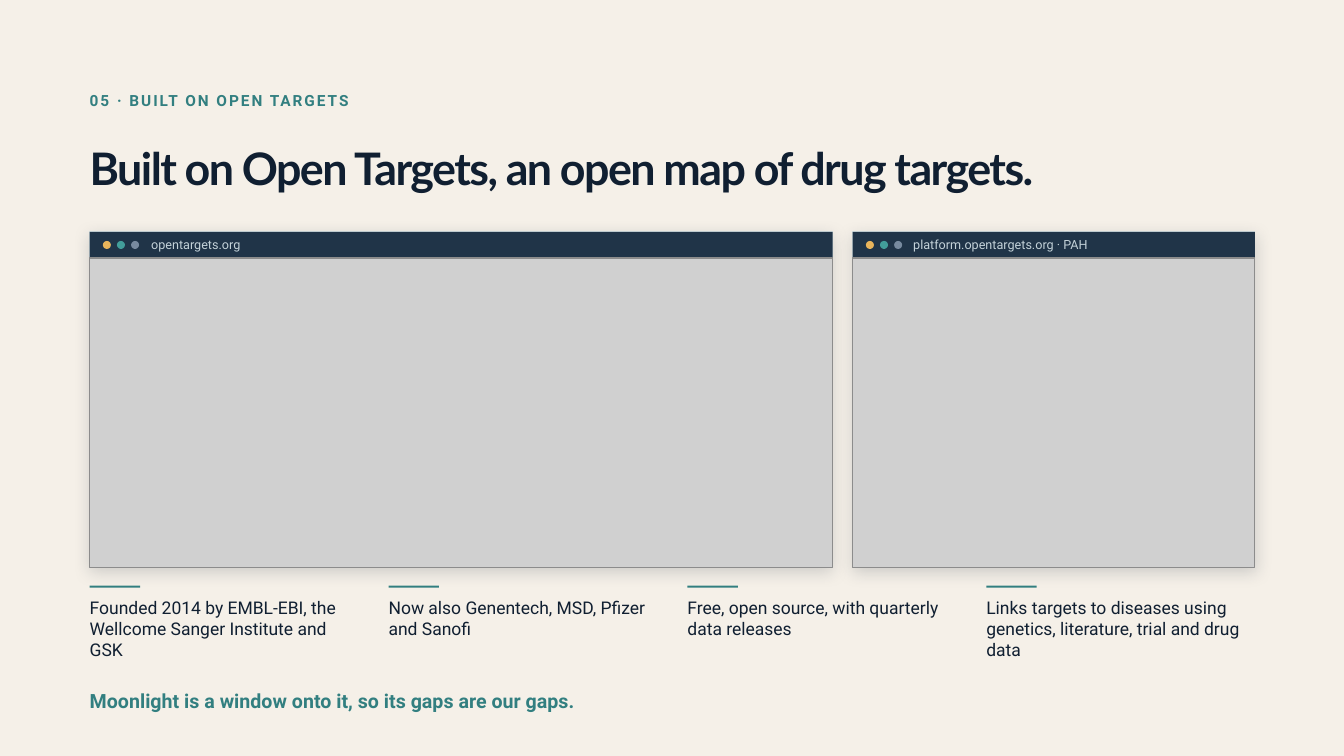
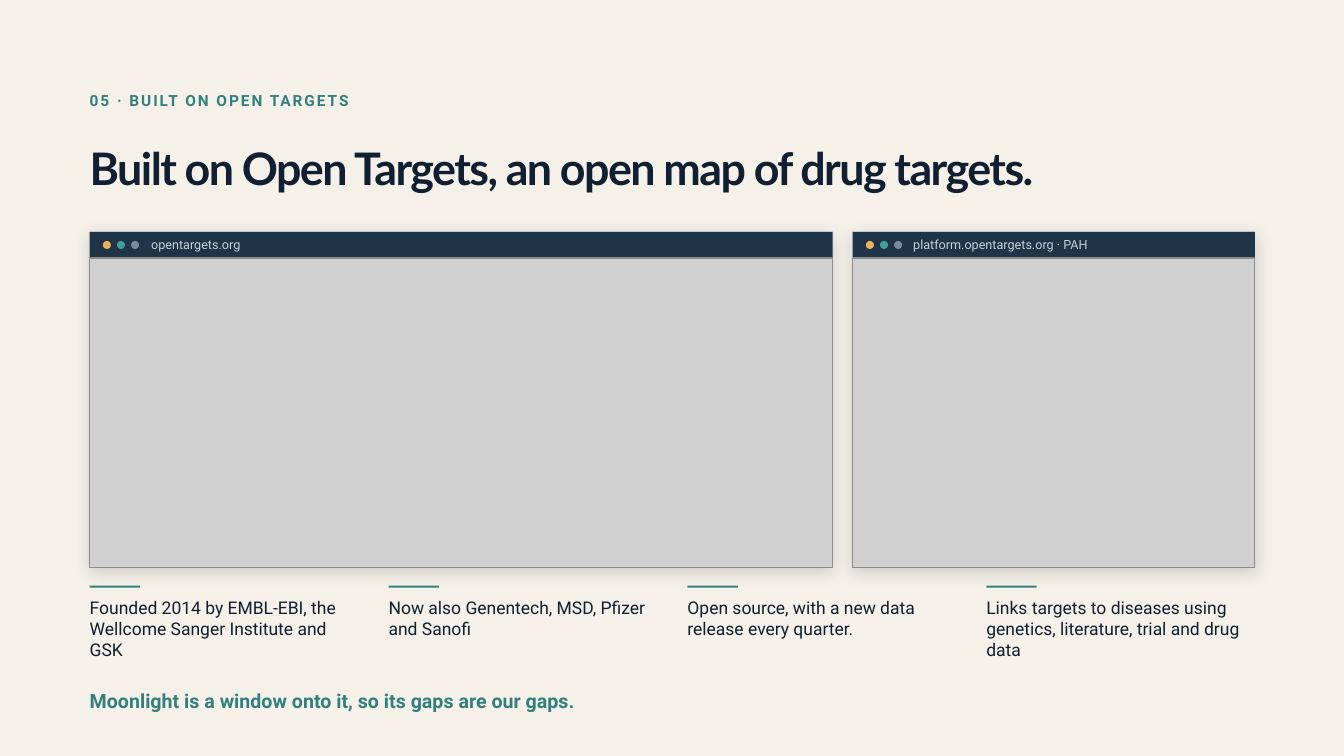
Before and after one commit to Moonlight-Clues/moonlight, a slide deck: slide 6 of docs/pitch/moonlight-deck-doctors-19nov.pptx. Drawn at 1344x756 pixels with LibreOffice and Linux fonts; fonts in the diff are those of the drawing; grey boxes stand for pictures. Boxes give left, top, right and bottom in pixels: in the first picture for what was removed or moved away, otherwise in the second. Text is boxed around its words. In the diff, an @@ line names an element or a change of style, - is before the commit and + after.

```diff
--- a/docs/pitch/moonlight-deck-doctors-19nov.pptx
+++ b/docs/pitch/moonlight-deck-doctors-19nov.pptx
@@ text at (x1=687, y1=601, x2=915, y2=639): text changed @@
-Free, open source, with quarterly data releases
+Open source, with a new data release every quarter.
```
Also in this commit, not shown: 6 other slides changed, 1 other file.
